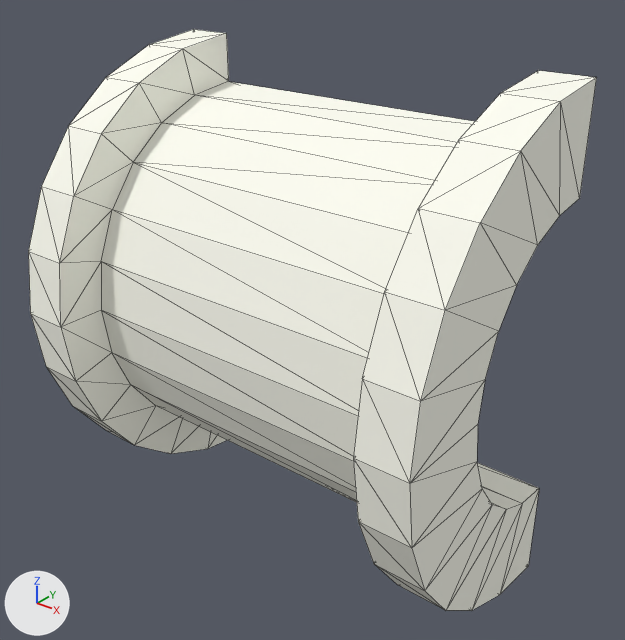
A saved change to the OBJ model pyweek26/models/game/section_122.obj.
One viewpoint serves both versions: a 50 mm camera at (21.8, -13.83, 7.54) aimed at (12.36, -2.04, 0.23). The axes (+X, +Y, +Z) are drawn at lower left. The lights are the same throughout. Mesh edges are drawn as thin lines. Where no turn or scale is listed for an object, it has been applied to the vertices. Vertices at the same position are counted once.

Objects in the first picture: 'section_122'.
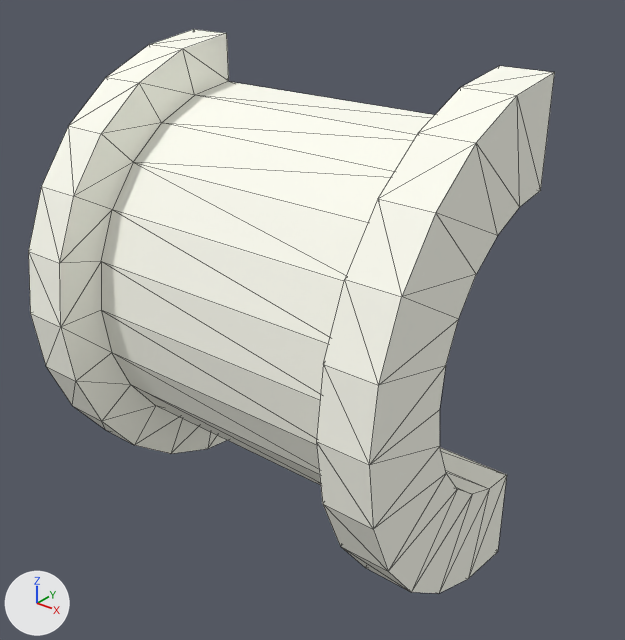
The newer file is also turned or shifted as a whole; pictures and numbers use the older file's frame.

Pixel boxes (x1, y1, x2, y2) of what changed, in the pictures (625 x 640 px; the box of a moved part takes in the faces that stretch with it):
'section_122', reshaped (7% narrower): before (28, 29, 597, 611); after (28, 29, 555, 593)
part 1 of me_section_122, moved or reshaped: before (31, 70, 597, 611); after (31, 66, 555, 593)

The change, as a diff of the scene's bpy script:
```diff
--- a/pyweek26/models/game/section_122.obj.py
+++ b/pyweek26/models/game/section_122.obj.py
@@ me_section_122 @@
 # used by ob_section_122; location = (0.0, 0.0, 0.0)
-me_section_122.from_pydata(...)  # 104 vertices, 204 faces; spans x 7.42..16.52, y -5.0..0.0, z -5.0..5.0
+me_section_122.from_pydata(...)  # 104 vertices, 204 faces; spans x 7.42..15.81, y -5.0..0.0, z -5.0..5.0
+# me_section_122 part 1
+# 5 vertices are removed from x 16.52, y -5.0..-2.12, z 0.0..2.5
+# 30 faces are deleted
+# 46 vertices in x 15.52..16.52, y -5.0..0.0, z -5.0..5.0 move by (-0.71, 0.0, 0.0)
+# 1 vertex moves from x 16.52, y -2.6, z 1.5 to x 15.81, y -2.9, z 0.78
+# 5 vertices are added at (15.81, -2.6, 1.5), (15.81, -2.12, 2.12), (15.81, -3.0, 0.0), (15.81, -5.0, 0.0), (15.81, -4.33, 2.5)
+# 30 new faces join them
 me_section_122.materials.append(mat_material_pipe)
```
